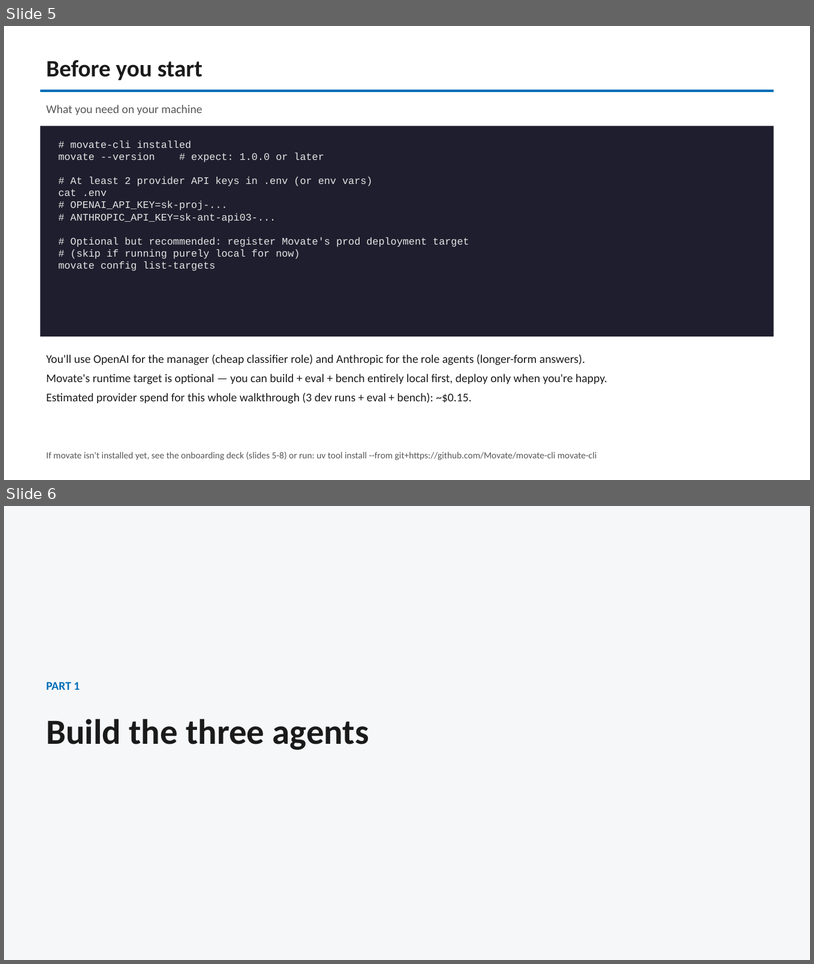
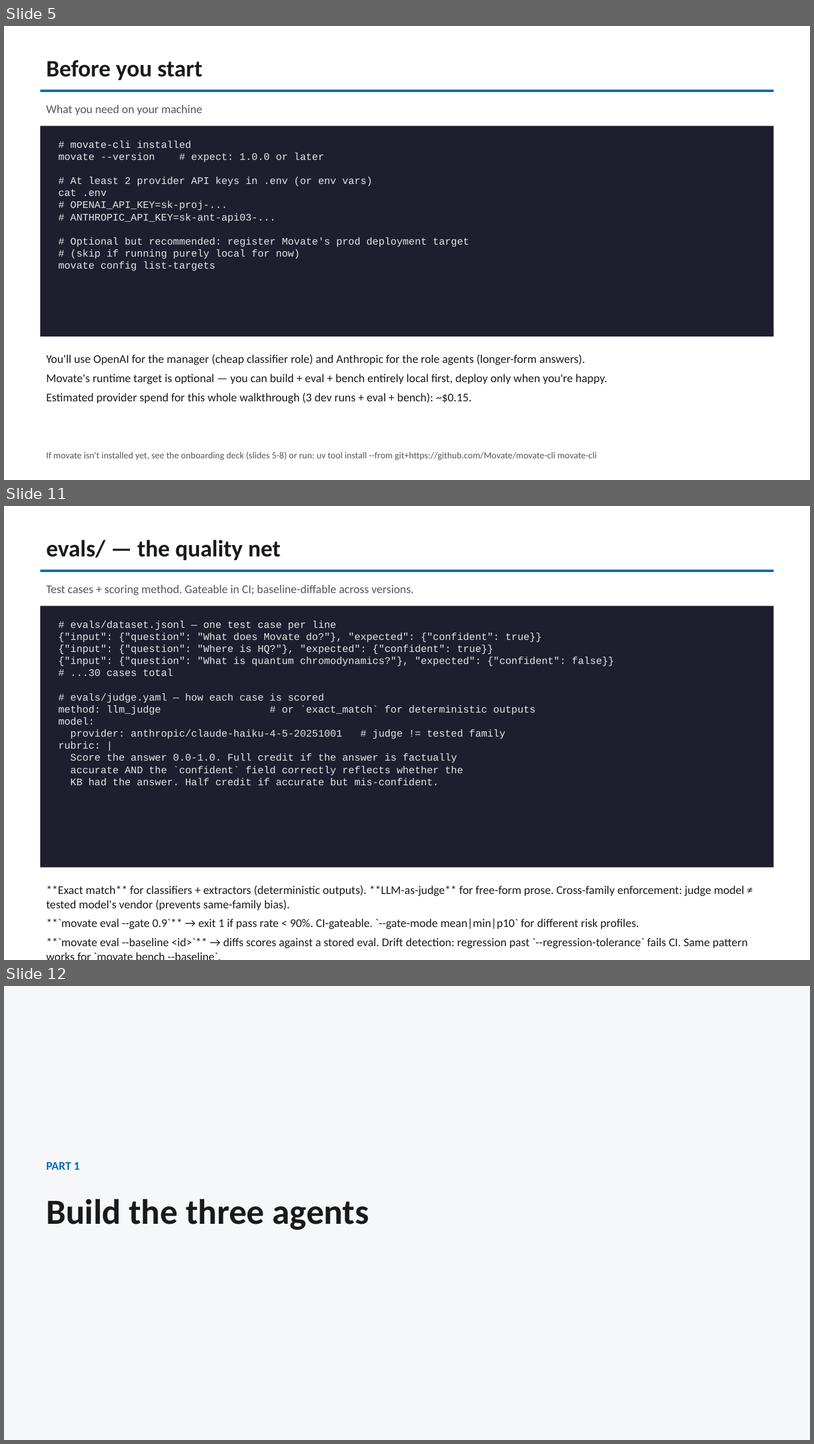
Before and after one commit to mova-io/mova-cli, a slide deck: docs/movate-cli-demo-deck.pptx. Shown one above the other, each under a label of ours: slides 5 and 6 before the commit, slides 5, 11 and 12 after it; the slides between them are not shown. The pictures are 814x964 and 814x1444 pixels, drawn with LibreOffice and Linux fonts; fonts in the diff are those of the drawing. Boxes give left, top, right and bottom in pixels: in the first picture for what was removed or moved away, otherwise in the second. Text is boxed around its words. In the diff, an @@ line names an element or a change of style, - is before the commit and + after.

```diff
--- a/docs/movate-cli-demo-deck.pptx
+++ b/docs/movate-cli-demo-deck.pptx
@@ slide 11 added at bbox=[4, 506, 810, 960], background #FFFFFF @@
@@ text added at bbox=[46, 540, 281, 560], 28 pt, text #1A1A1A, bold @@
+evals/ — the quality net
@@ rectangle added at bbox=[40, 570, 774, 572], fill #006EB8 @@
@@ text added at bbox=[46, 585, 414, 595], 14 pt, text #555555 @@
+Test cases + scoring method. Gateable in CI; baseline-diffable across versions.
@@ rectangle added at bbox=[40, 606, 774, 867], fill #1E1E2E @@
@@ text added at bbox=[59, 621, 615, 785], 12 pt, text #E6E6E6 @@
+# evals/dataset.jsonl — one test case per line
+{"input": {"question": "What does Movate do?"}, "expected": {"confident": true}}
+{"input": {"question": "Where is HQ?"}, "expected": {"confident": true}}
+{"input": {"question": "What is quantum chromodynamics?"}, "expected": {"confident": false}}
+# ...30 cases total
+# evals/judge.yaml — how each case is scored
+method: llm_judge # or `exact_match` for deterministic outputs
+model:
+provider: anthropic/claude-haiku-4-5-20251001 # judge != tested family
+rubric: |
+Score the answer 0.0-1.0. Full credit if the answer is factually
+accurate AND the `confident` field correctly reflects whether the
+KB had the answer. Half credit if accurate but mis-confident.
@@ text added at bbox=[46, 885, 749, 948], 14 pt, text #1A1A1A @@
+**Exact match** for classifiers + extractors (deterministic outputs). **LLM-as-judge** for free-form prose. Cross-family enforcement: judge model ≠ tested model's vendor (prevents same-family bias).
+**`movate eval --gate 0.9`** → exit 1 if pass rate < 90%. CI-gateable. `--gate-mode mean|min|p10` for different risk profiles.
+**`movate eval --baseline <id>`** → diffs scores against a stored eval. Drift detection: regression past `--regression-tolerance` fails CI. Same pattern works for `movate bench --baseline`.
@@ what was slide 6 is now slide 12 @@
```
Also in this commit, not shown: 5 other slides added, 1 other file.
